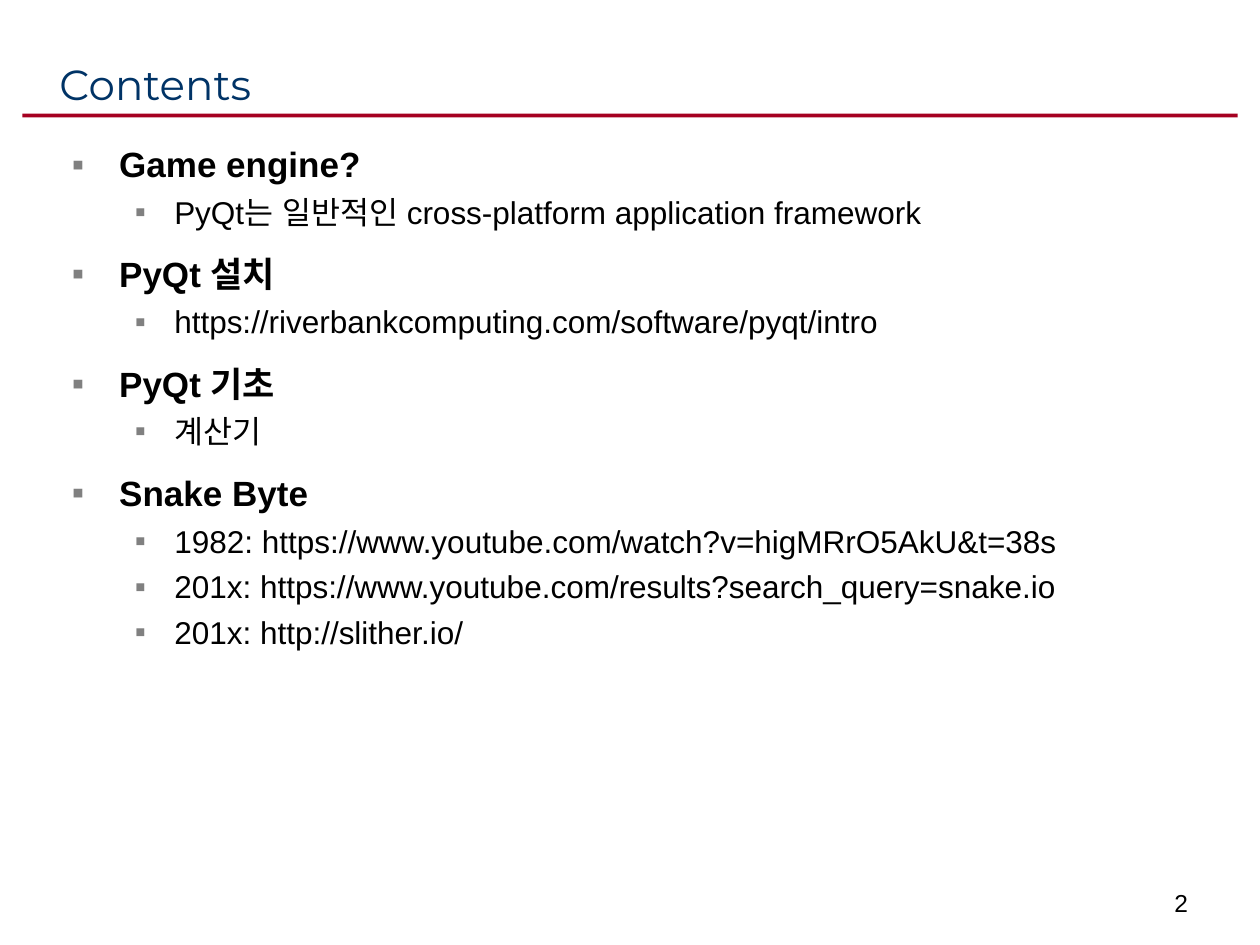
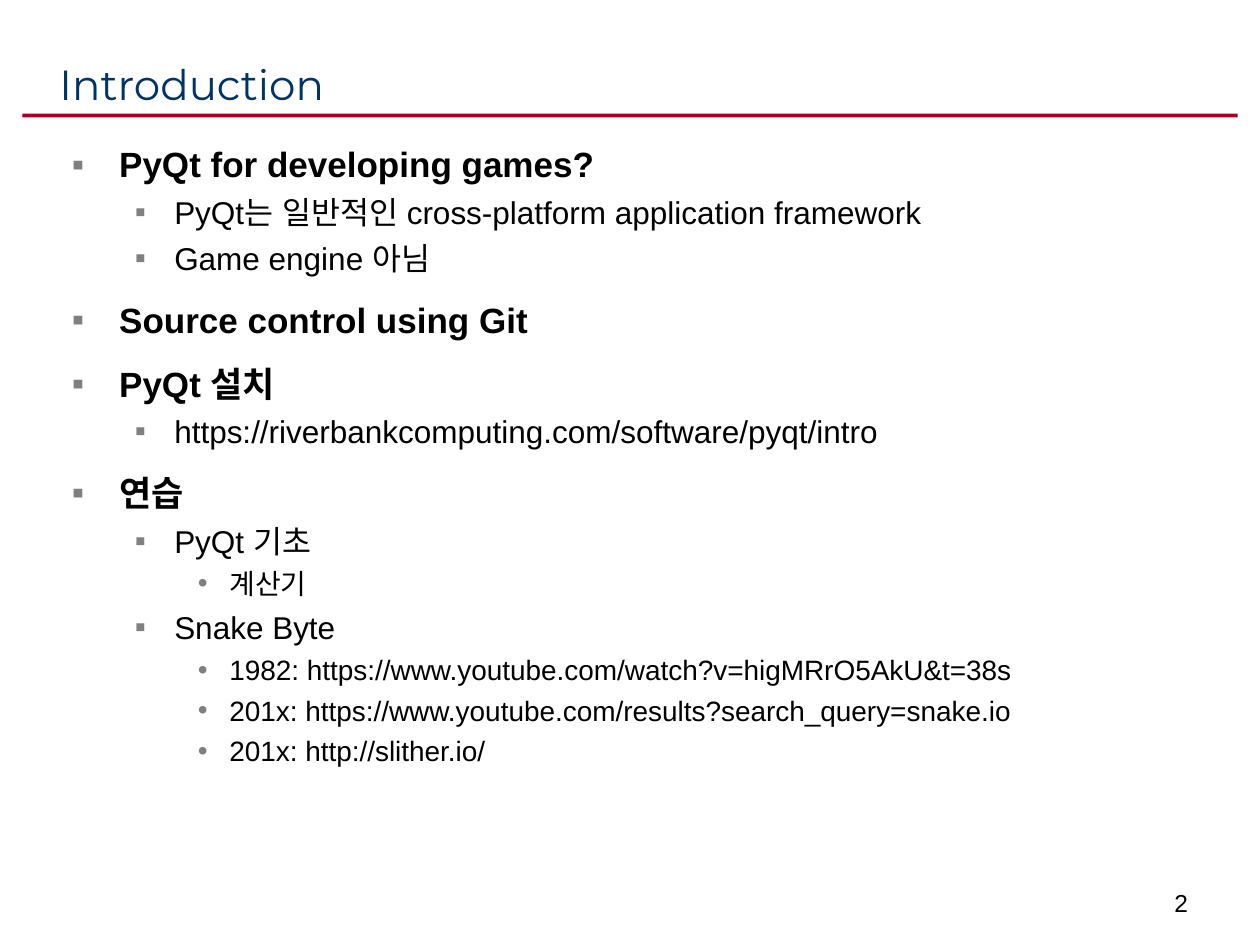
Before and after one commit to lazy5f/tutorial, a slide deck: slide 2 of pyqt/pyqt-ienpro.ppt. Drawn at 1260x945 pixels with LibreOffice and Linux fonts; fonts in the diff are those of the drawing. Boxes give left, top, right and bottom in pixels: in the first picture for what was removed or moved away, otherwise in the second. Text is boxed around its words. In the diff, an @@ line names an element or a change of style, - is before the commit and + after.

```diff
--- a/pyqt/pyqt-ienpro.ppt
+++ b/pyqt/pyqt-ienpro.ppt
@@ title at [59, 68, 324, 101]: text changed @@
-Contents
+Introduction
@@ text at [119, 151, 594, 184]: text changed @@
-▪ Game engine?
+▪ PyQt for developing games?
@@ text at [119, 244, 528, 340]: paragraphs added @@
+  ▪ Game engine 아님
+▪ Source control using Git
@@ text at [119, 476, 183, 509]: paragraph added @@
+▪ 연습
@@ text at [174, 527, 1011, 766]: size 20 to 18 pt, bold off in "PyQt 기초", "Snake Byte"; size 18 to 16 pt in "계산기", "1982: https://www.youtube.com/watch?v=higMRrO5AkU&t=38s", "201x: https://www.youtube.com/results?search_query=snake.io", "201x: http://slither.io/"; list level 1 to 2 in "PyQt 기초"; bullet ▪ to •; list level 2 to 3 in "계산기"; list level 1 to 2 in "Snake Byte"; list level 2 to 3 in "1982: https://www.youtube.com/watch?v=higMRrO5AkU&t=38s"; list level 2 to 3 in "201x: https://www.youtube.com/results?search_query=snake.io"; list level 2 to 3 in "201x: http://slither.io/" @@
```
Also in this commit, not shown: 2 other slides changed, 1 slide added, 11 other files.
